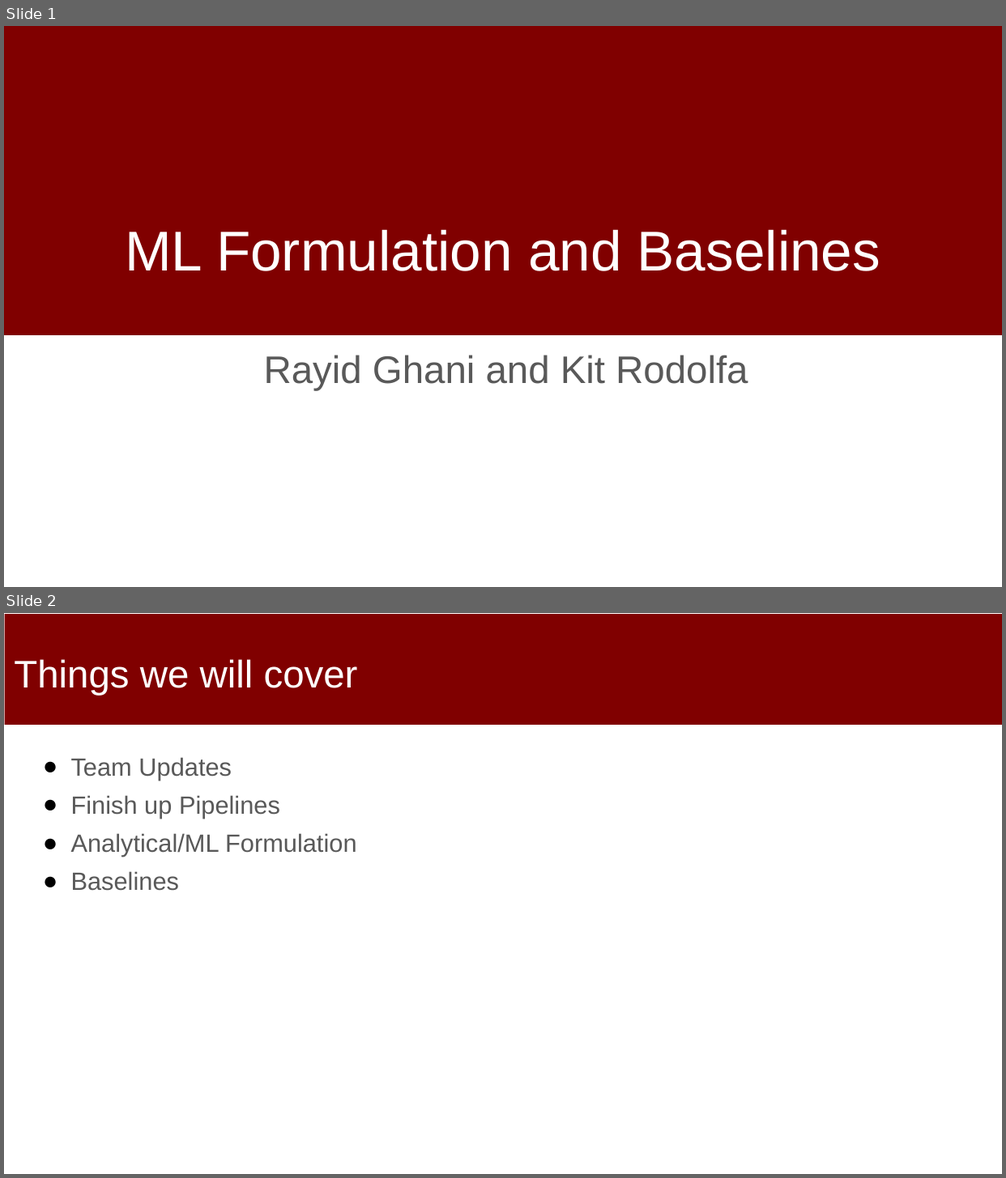
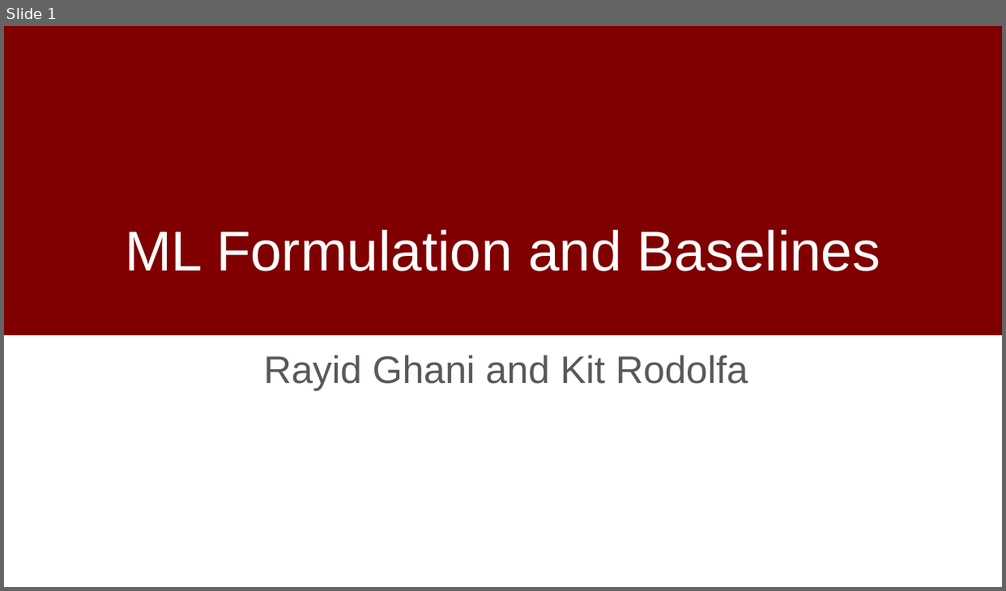
Before and after one commit to dssg/mlforpublicpolicylab, a slide deck: 03 - Data Exploration, Analytical Formulation, and Baselines/formulation-discussion.pptx. Shown one above the other, each under a label of ours: slides 1 and 2 before the commit, slide 1 after it. The pictures are 1006x1178 and 1006x591 pixels, drawn with LibreOffice and Linux fonts; fonts in the diff are those of the drawing; background and template pictures are left out. Boxes give left, top, right and bottom in pixels: in the first picture for what was removed or moved away, otherwise in the second. Text is boxed around its words. In the diff, an @@ line names an element or a change of style, - is before the commit and + after.

Commit message:
formulation discussion slides

```diff
--- a/03 - Data Exploration, Analytical Formulation, and Baselines/formulation-discussion.pptx
+++ b/03 - Data Exploration, Analytical Formulation, and Baselines/formulation-discussion.pptx
@@ slide 2 removed at (4, 613, 1002, 1174), background #FFFFFF @@
@@ rectangle removed at (5, 614, 1002, 725) @@
@@ title removed at (14, 659, 358, 696) @@
-Things we will cover
@@ text removed at (71, 757, 357, 891) @@
-● Team Updates
-● Finish up Pipelines
-● Analytical/ML Formulation
-● Baselines
```
Also in this commit, not shown: 6 slides added, 4 other slides removed.
